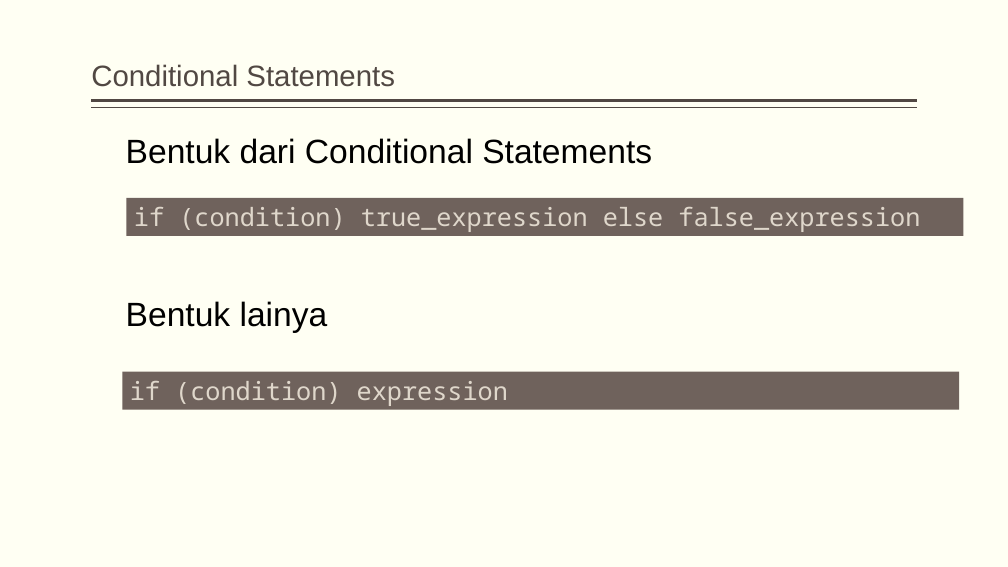
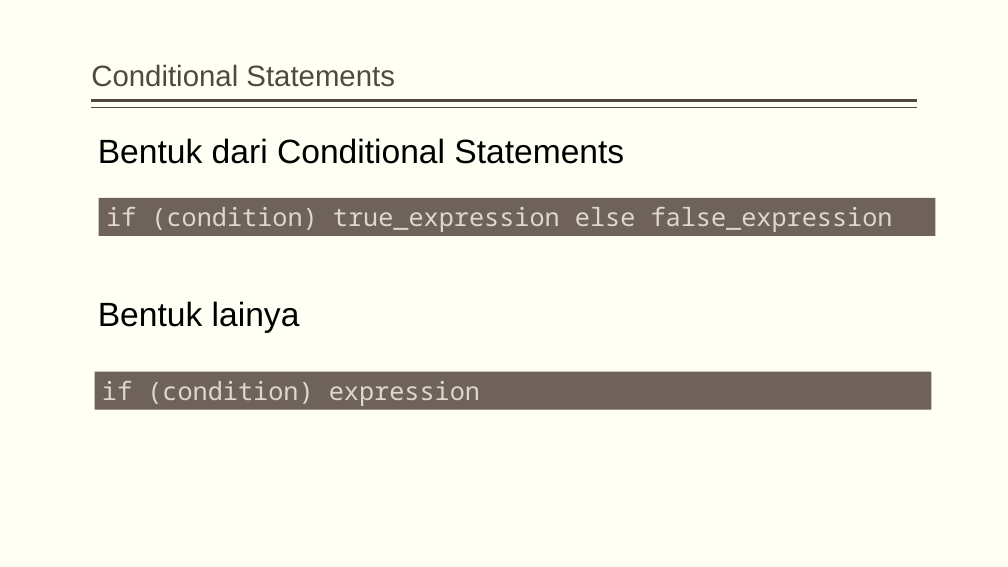
Before and after one commit to dewikiswani/ganesha--R, a slide deck: slide 45 of 201907 -- Pelatihan R ganesha - day1.pptx. Drawn at 1008x567 pixels with LibreOffice and Linux fonts; fonts in the diff are those of the drawing. Boxes give left, top, right and bottom in pixels: in the first picture for what was removed or moved away, otherwise in the second. Text is boxed around its words. In the diff, an @@ line names an element or a change of style, - is before the commit and + after.

```diff
--- a/201907 -- Pelatihan R ganesha - day1.pptx
+++ b/201907 -- Pelatihan R ganesha - day1.pptx
@@ 2 texts, 1 rectangle: place and size @@
-2 texts, 1 rectangle at (126, 138, 963, 333)
+2 texts, 1 rectangle at (98, 138, 936, 333)
@@ rectangle "if (condition) expression": place and size @@
-rectangle "if (condition) expression" at (123, 371, 960, 409)
+rectangle "if (condition) expression" at (95, 371, 932, 409)
```
Also in this commit, not shown: 10 other slides changed, 1 other file.
